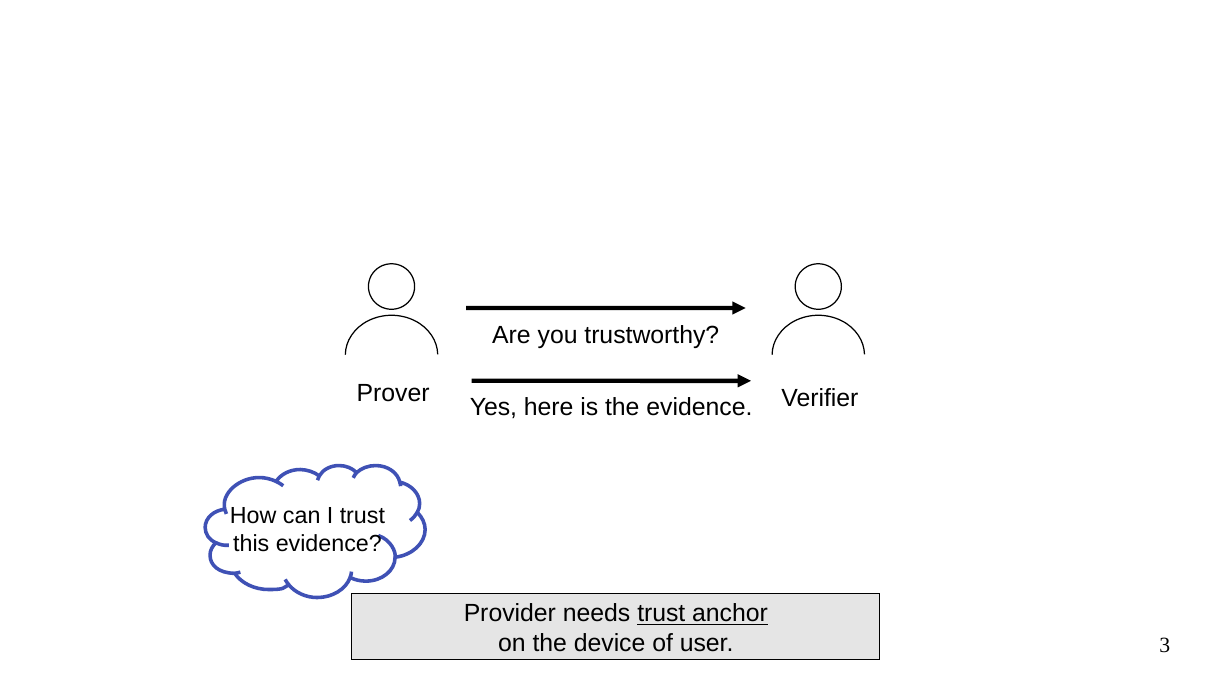
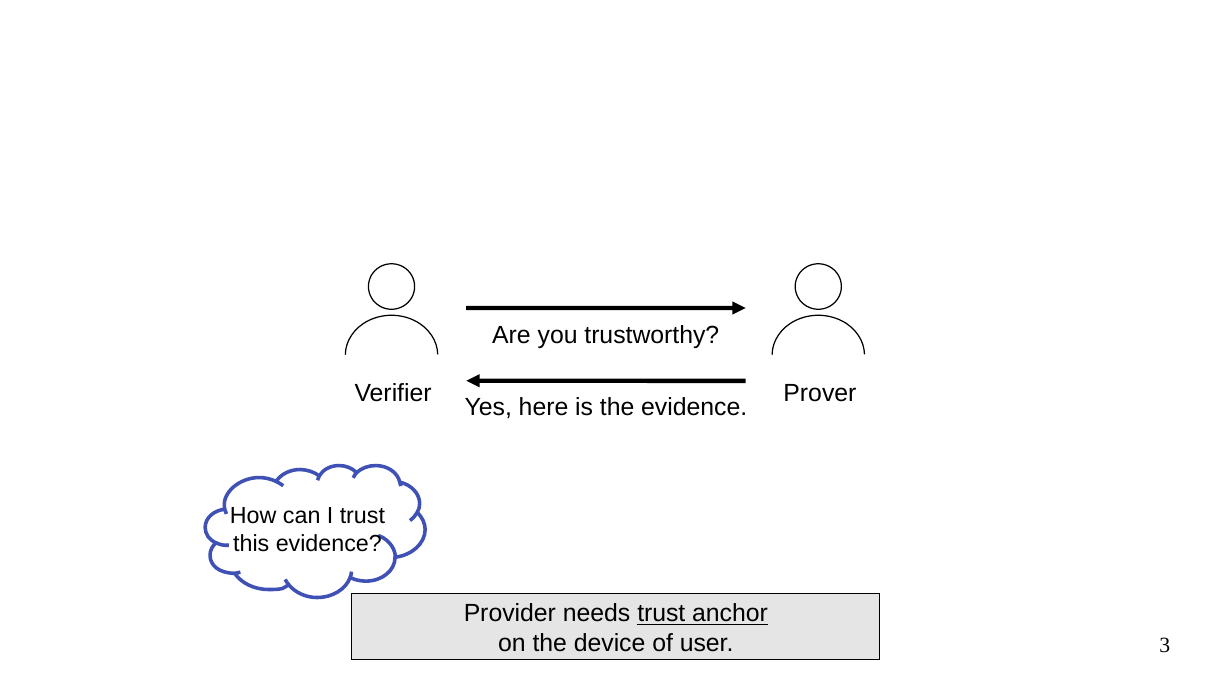
Before and after one commit to akorb/master-thesis, a slide deck: slide 3 of presentation.odp. Drawn at 1232x693 pixels with LibreOffice and Linux fonts; fonts in the diff are those of the drawing. Boxes give left, top, right and bottom in pixels: in the first picture for what was removed or moved away, otherwise in the second. Text is boxed around its words. In the diff, an @@ line names an element or a change of style, - is before the commit and + after.

```diff
--- a/presentation.odp
+++ b/presentation.odp
@@ text at [355, 383, 432, 402]: text changed @@
-Prover
+Verifier
@@ line "Yes, here is the evidence.": place and size @@
-line "Yes, here is the evidence." at [472, 381, 751, 381]
+line "Yes, here is the evidence." at [466, 381, 746, 381]
@@ text "Prover" at [783, 384, 856, 402]: vertical alignment middle to top @@
@@ text at [783, 384, 856, 402]: text changed @@
-Verifier
+Prover
```
Also in this commit, not shown: 4 other files.
